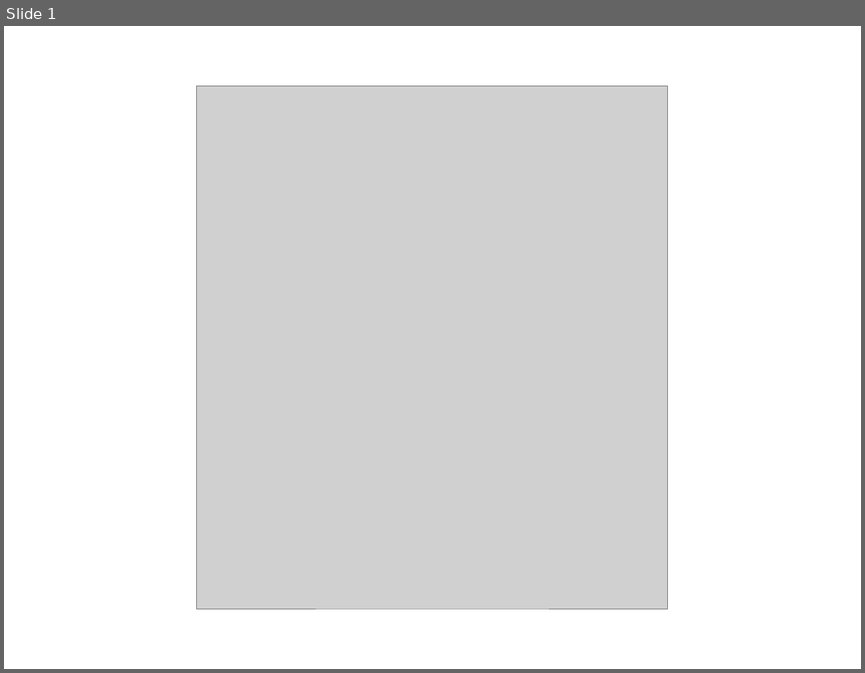
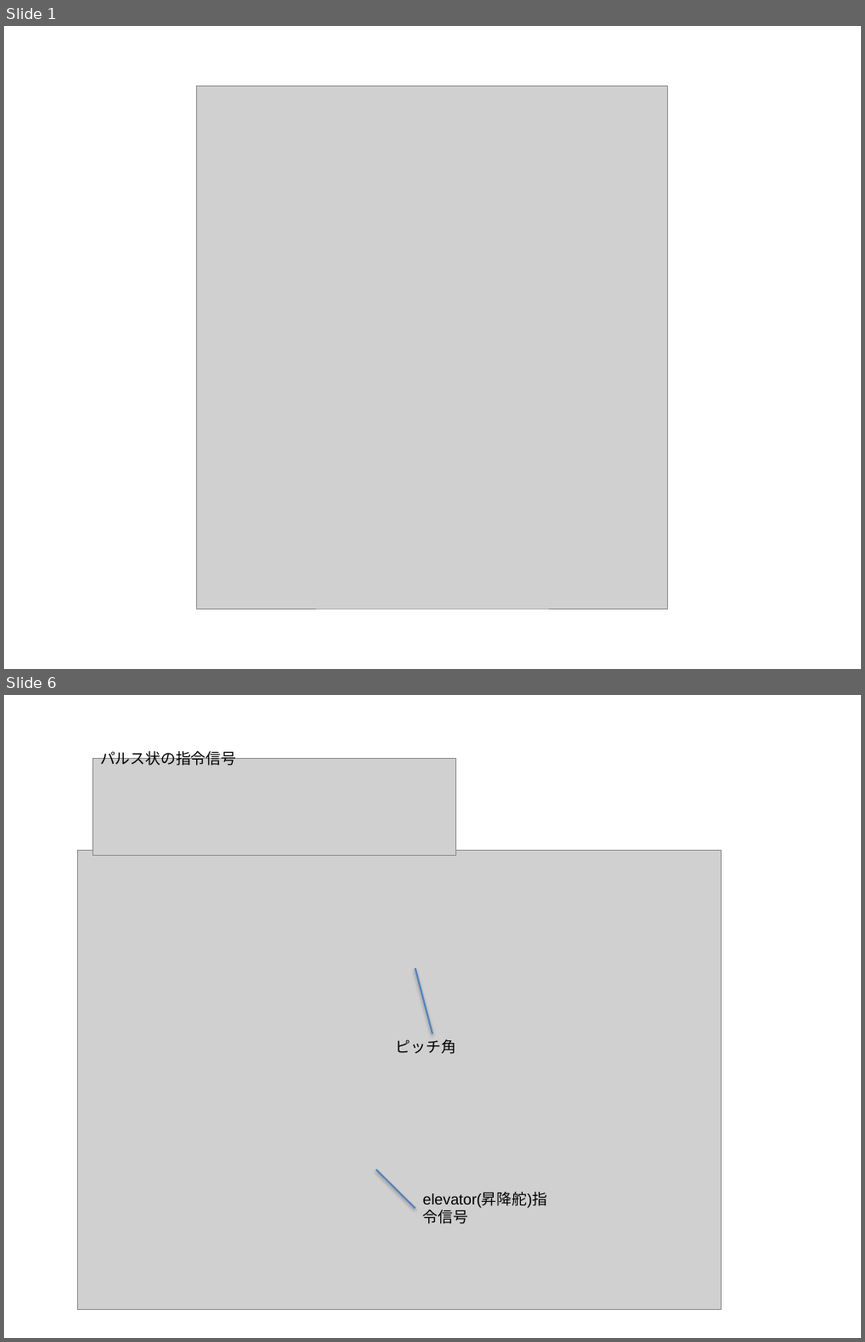
Before and after one commit to zeta-plusplus/SystemModels, a slide deck: figs/makeFig.pptx. Shown one above the other, each under a label of ours: slide 1 before the commit, slides 1 and 6 after it; the slides between them are not shown. The pictures are 865x673 and 865x1342 pixels, drawn with LibreOffice and Linux fonts; fonts in the diff are those of the drawing; grey boxes stand for pictures. Boxes give left, top, right and bottom in pixels: in the first picture for what was removed or moved away, otherwise in the second. Text is boxed around its words. In the diff, an @@ line names an element or a change of style, - is before the commit and + after.

```diff
--- a/figs/makeFig.pptx
+++ b/figs/makeFig.pptx
@@ slide 6 added at box(4, 695, 861, 1338), background #FFFFFF @@
@@ picture added at box(92, 758, 456, 855) @@
@@ text added at box(100, 748, 236, 766), 14 pt, text #000000 @@
+パルス状の指令信号
@@ picture added at box(77, 851, 721, 1310) @@
@@ line added from (415, 968) to (432, 1034), #4F81BD 1.5 pt @@
@@ text added at box(396, 1039, 456, 1054), 14 pt, text #000000 @@
+ピッチ角
@@ line added from (376, 1169) to (415, 1208), #4F81BD 1.5 pt @@
@@ text added at box(423, 1192, 548, 1224), 14 pt, text #000000 @@
+elevator(昇降舵)指令信号
```
Also in this commit, not shown: 15 other slides added, 20 other files.
